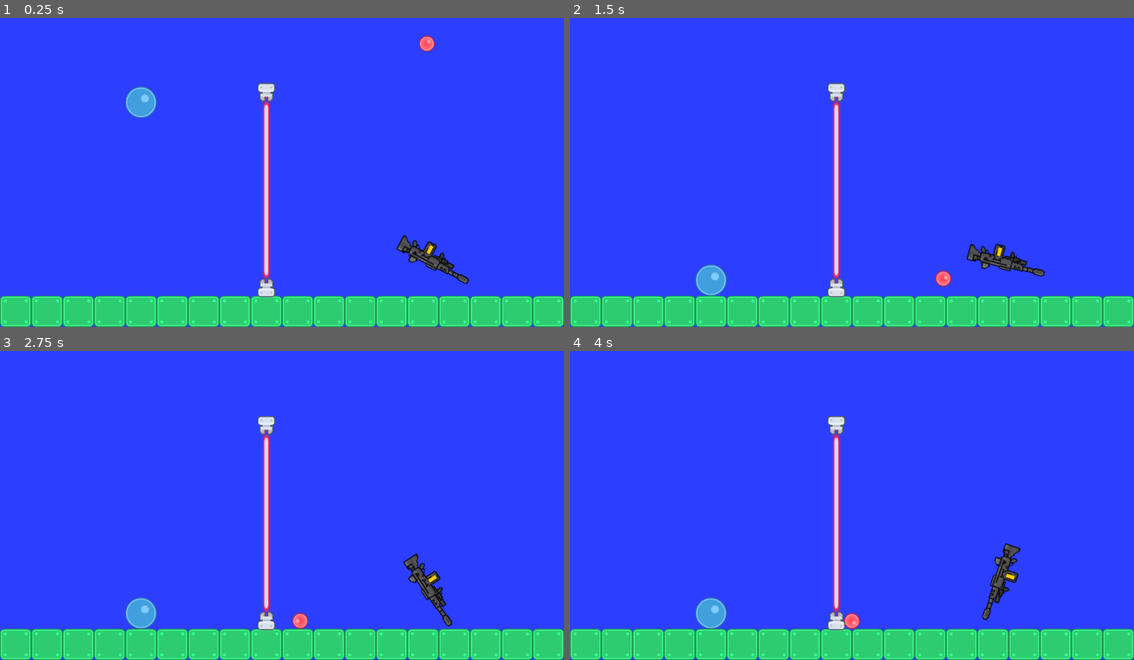
Above: before the commit, frames 1-4 (two rows, left to right).
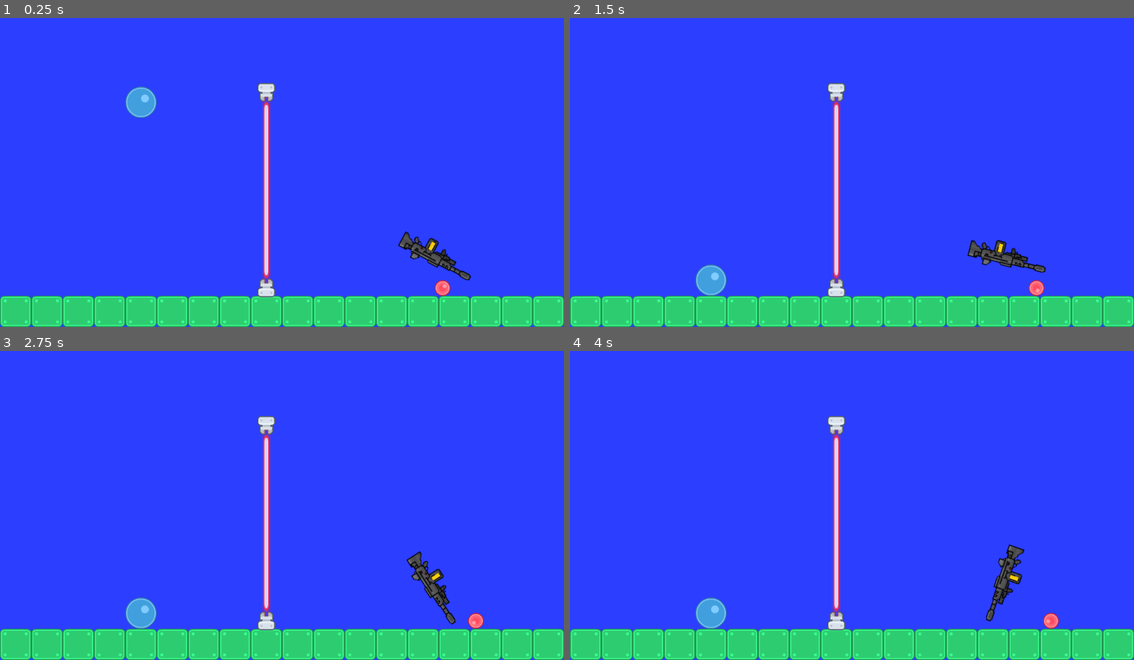
Above: after the commit, the same moments.

Repository: silvericarus/nes-game
Game: Godot game, scene res://TestScene/test_scene.tscn
The game is run twice, just before and just after one commit, with the same random seed, the same clock (stepped at 60 frames per second) and the same inputs.
Inputs (mouse positions are in pixels of both pictures, inside the frame that each line leads up to):
- Up to frame 1 (0.25 s): no input
- Up to frame 2 (1.5 s): move the mouse to (976, 153) at 0.52 s; move the mouse to (739, 184) at 1.27 s
- Up to frame 3 (2.75 s): move the mouse to (338, 431) at 2.02 s
- Up to frame 4 (4 s): move the mouse to (823, 564) at 2.77 s; tap Enter at 3.5 s; move the mouse to (1021, 548) at 3.52 s

The runs differ from the first frame. In frame 1, 0.9% of the frame differs, in the area x 70-84%, y 5-90%; in frame 2, 0.9%; in frame 3, 0.9%; in frame 4, 0.9%, in the area x 48-87%, y 62-91%.

Commit message:
Alignment error fixed

Diff:
--- a/Grenade/GrenadeLauncher.tscn
+++ b/Grenade/GrenadeLauncher.tscn
@@ -7,12 +7,12 @@
 script = ExtResource("1_lmwfr")
 
 [node name="GunPoint" type="CollisionPolygon2D" parent="."]
-position = Vector2(-7, -2)
+position = Vector2(0, -8)
 scale = Vector2(8.15, 2.9)
 polygon = PackedVector2Array(-9.8773, -4.48276, -9.8773, -1.37931, -9.5092, -1.37931, -9.5092, -0.344827, -7.30061, -0. …(1063 unchanged characters)…
 
 [node name="Sprite2D" type="Sprite2D" parent="."]
-position = Vector2(0, 16)
+position = Vector2(7, 10)
 scale = Vector2(1.92, 1.92)
 texture = ExtResource("1_c6phv")
 flip_h = true
--- a/Grenade/grenade_launcher.gd
+++ b/Grenade/grenade_launcher.gd
@@ -1,19 +1,11 @@
 extends Node2D
 
-@onready var gun_collision : CollisionPolygon2D = $GunPoint
-@onready var gun_pivot : Sprite2D = $Sprite2D
+@onready var grenade : PackedScene = preload("res://Grenade/grenade.tscn")
+
+var gunpoint : Vector2
 
 func _ready() -> void:
-	#Where's the error??
-	gun_collision.position = Vector2.ZERO + Vector2(7, 2)
-	print(gun_collision.position)
-	gun_pivot.position = Vector2.ZERO + Vector2(7, 2)
-	gun_collision.rotation = 0
-	gun_pivot.rotation = 0
+	gunpoint = Vector2(-80, -16)
 
 func _process(delta: float) -> void:
 	look_at(get_global_mouse_position())
-	gun_collision.position = Vector2.ZERO + Vector2(7, 2)
-	gun_collision.rotation = 0
-	gun_pivot.position = Vector2.ZERO + Vector2(7, 2)
-	gun_pivot.rotation = 0
--- a/TestScene/test_scene.tscn
+++ b/TestScene/test_scene.tscn
@@ -16,7 +16,7 @@
 color = Color(0.172549, 0.243137, 1, 1)
 
 [node name="Grenade" parent="." instance=ExtResource("6_vdphr")]
-position = Vector2(872, 40)
+position = Vector2(904, 568)
 
 [node name="Ball" parent="." instance=ExtResource("1_tmmlm")]
 position = Vector2(288, 160)
